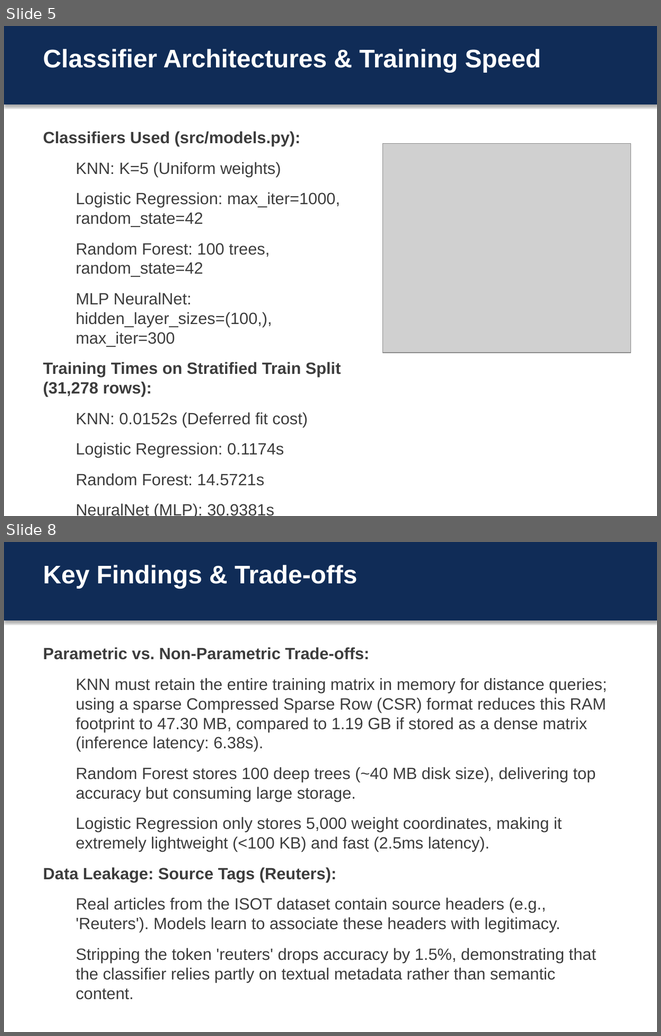
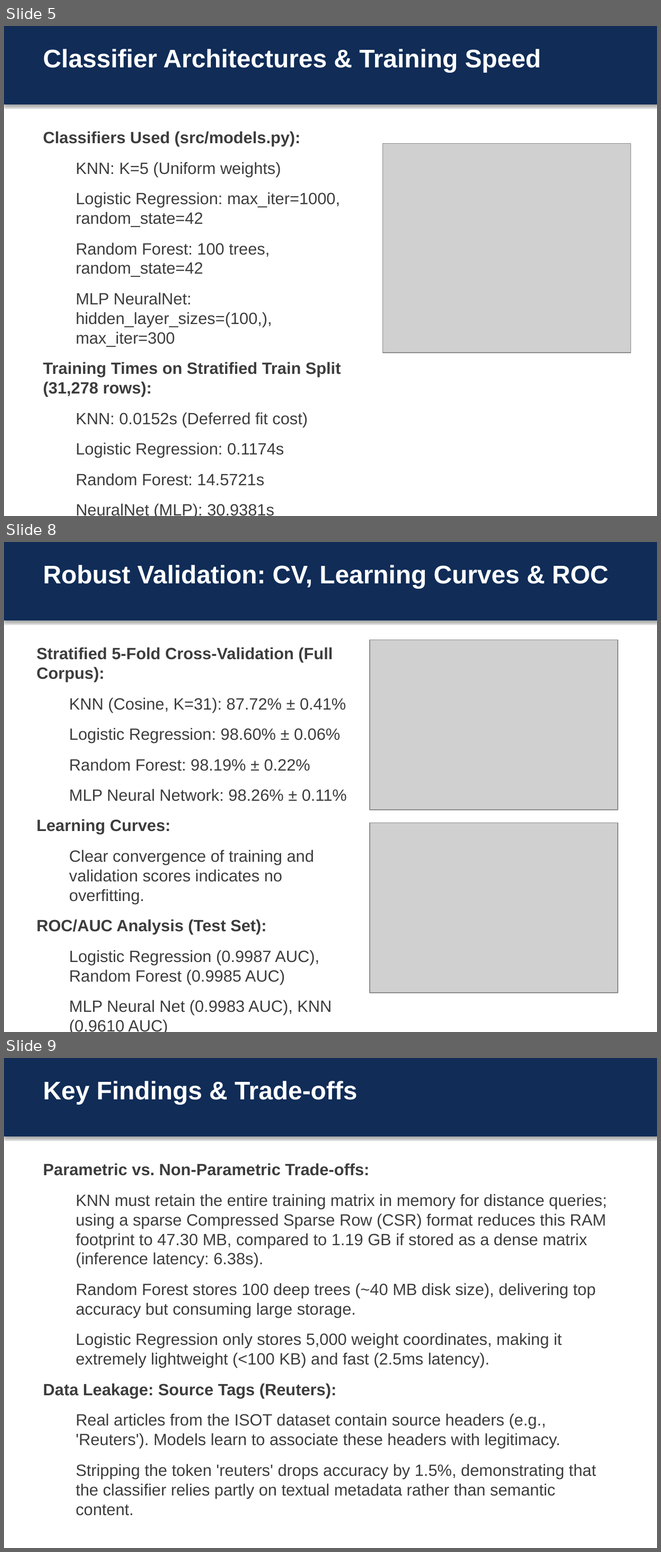
Before and after one commit to A78A7868/ai-fake-news-detection, a slide deck: presentation/final_slides.pptx. Shown one above the other, each under a label of ours: slides 5 and 8 before the commit, slides 5, 8 and 9 after it; the slides between them are not shown. The pictures are 661x1036 and 661x1552 pixels, drawn with LibreOffice and Linux fonts; fonts in the diff are those of the drawing; grey boxes stand for pictures. Boxes give left, top, right and bottom in pixels: in the first picture for what was removed or moved away, otherwise in the second. Text is boxed around its words. In the diff, an @@ line names an element or a change of style, - is before the commit and + after.

Commit message:
Added K-Fold CV, Learning Curves, and ROC/AUC validation metrics and plots

```diff
--- a/presentation/final_slides.pptx
+++ b/presentation/final_slides.pptx
@@ slide 8 added at <box>4,542,657,1032</box>, background #FFFFFF @@
@@ rectangle added at <box>4,542,657,620</box>, fill #102C57, outline #102C57 0.75 pt @@
@@ text added at <box>43,565,608,588</box>, 28 pt, text #FFFFFF, bold @@
+Robust Validation: CV, Learning Curves & ROC
@@ text added at <box>36,647,347,1032</box>, 18 pt, text #3C3C3C @@
+Stratified 5-Fold Cross-Validation (Full Corpus):
+  KNN (Cosine, K=31): 87.72% ± 0.41%
+  Logistic Regression: 98.60% ± 0.06%
+  Random Forest: 98.19% ± 0.22%
+  MLP Neural Network: 98.26% ± 0.11%
+Learning Curves:
+  Clear convergence of training and validation scores indicates no overfitting.
+ROC/AUC Analysis (Test Set):
+  Logistic Regression (0.9987 AUC), Random Forest (0.9985 AUC)
+  MLP Neural Net (0.9983 AUC), KNN (0.9610 AUC)
@@ picture added at <box>370,640,618,810</box> @@
@@ picture added at <box>370,823,618,992</box> @@
@@ what was slide 8 is now slide 9 @@
```
Also in this commit, not shown: 11 other files.
